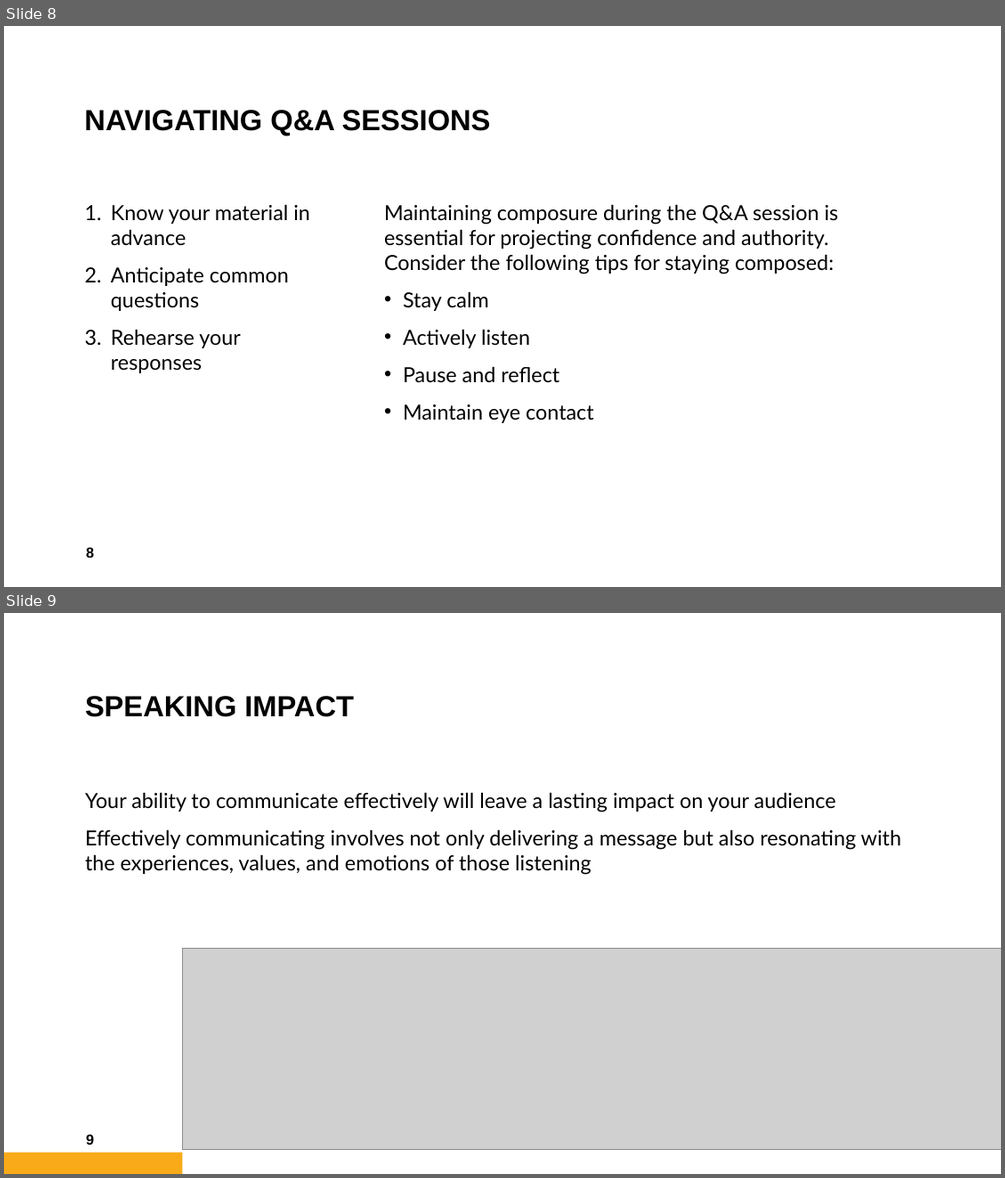
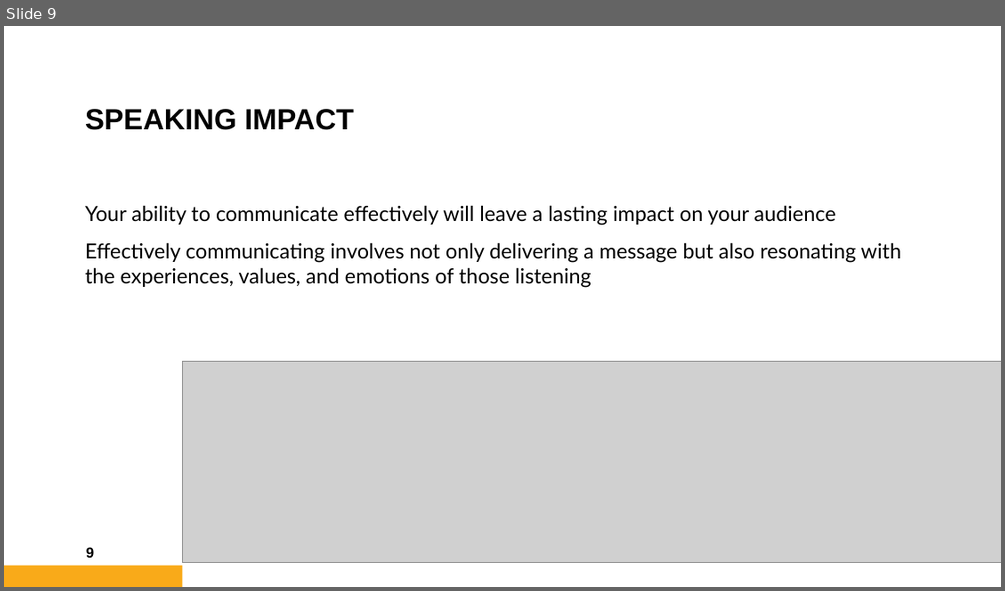
Before and after one commit to AlmightyHairball/RobotJavaClass2024, a slide deck: Presentation/Part-1.pptx. Shown one above the other, each under a label of ours: slides 8 and 9 before the commit, slide 9 after it. The pictures are 1005x1178 and 1005x591 pixels, drawn with LibreOffice and Linux fonts; fonts in the diff are those of the drawing; grey boxes stand for pictures; background and template pictures are left out. Boxes give left, top, right and bottom in pixels: in the first picture for what was removed or moved away, otherwise in the second. Text is boxed around its words. In the diff, an @@ line names an element or a change of style, - is before the commit and + after.

```diff
--- a/Presentation/Part-1.pptx
+++ b/Presentation/Part-1.pptx
@@ slide 8 removed at (4,26,1001,587), background #FFFFFF @@
@@ title removed at (84,110,491,135) @@
-NAVIGATING Q&A SESSIONS
@@ text removed at (111,204,310,373) @@
-1. Know your material in advance
-2. Anticipate common questions
-3. Rehearse your responses
@@ text removed at (384,204,839,423) @@
-Maintaining composure during the Q&A session is essential for projecting confidence and authority. Consider the following tips for staying composed:
-  • Stay calm
-  • Actively listen
-  • Pause and reflect
-  • Maintain eye contact
@@ page number removed at (86,545,94,560) @@
-8
```
Also in this commit, not shown: 5 slides changed, 2 slides added, 1 other slide removed.
